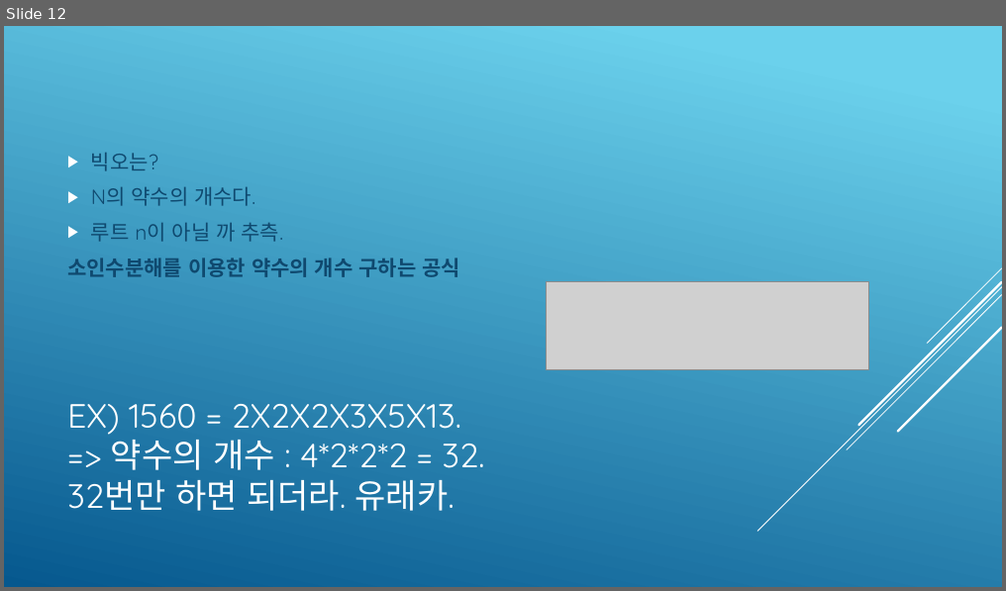
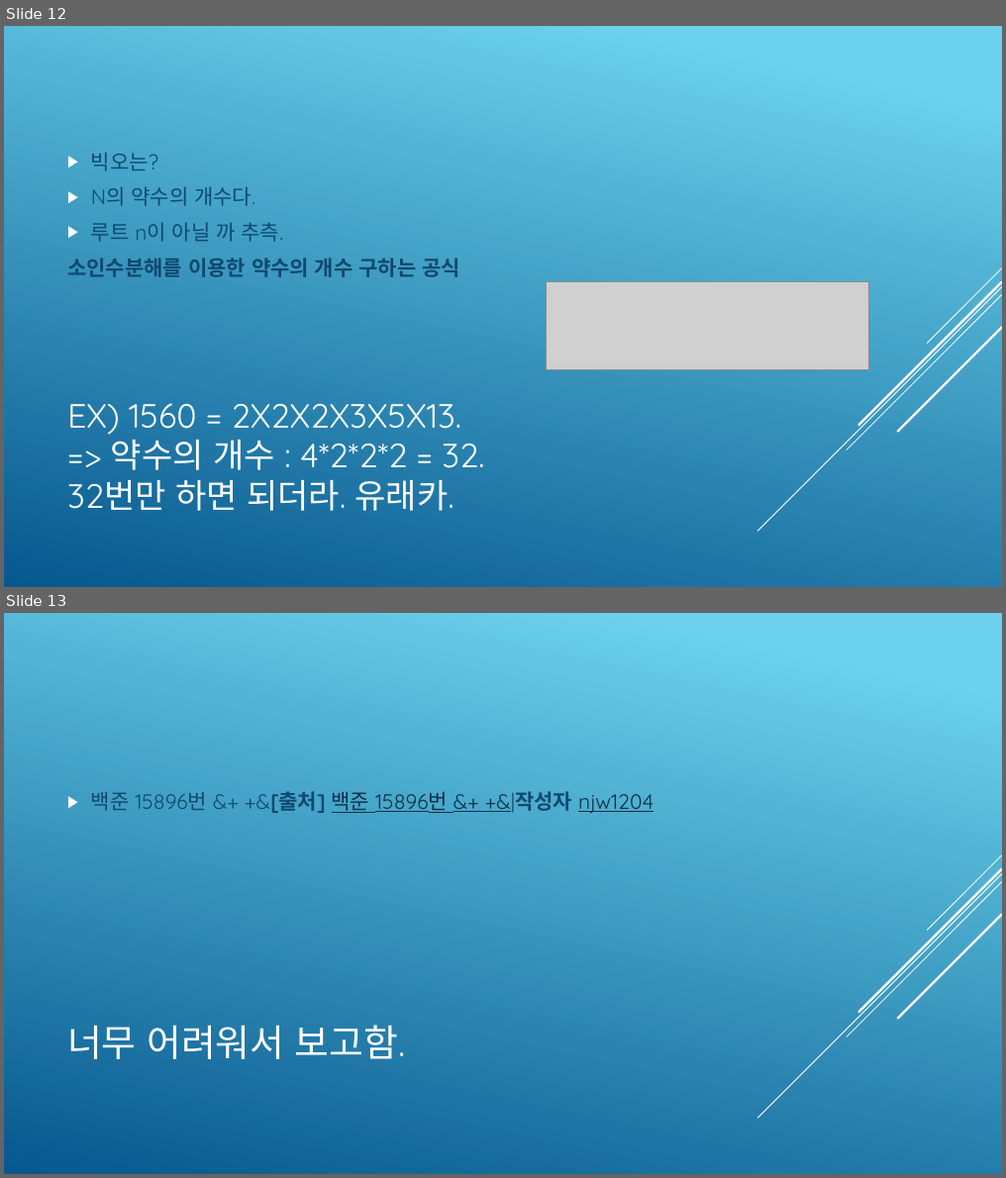
Before and after one commit to ckdgus0505/ACM, a slide deck: PPT 발표자료/UCPC_2018_예선/UCPC 2018 예선 이동석 풀이.pptx. Shown one above the other, each under a label of ours: slide 12 before the commit, slides 12 and 13 after it. The pictures are 1006x591 and 1006x1178 pixels, drawn with LibreOffice and Linux fonts; fonts in the diff are those of the drawing; grey boxes stand for pictures. Boxes give left, top, right and bottom in pixels: in the first picture for what was removed or moved away, otherwise in the second. Text is boxed around its words. In the diff, an @@ line names an element or a change of style, - is before the commit and + after.

```diff
--- a/PPT 발표자료/UCPC_2018_예선/UCPC 2018 예선 이동석 풀이.pptx
+++ b/PPT 발표자료/UCPC_2018_예선/UCPC 2018 예선 이동석 풀이.pptx
@@ slide 13 added at (4, 613, 1002, 1174), background gradient #6ED2EB to #06588E; not listed: 5 template elements that a slide beside it also shows @@
@@ text added at (91, 791, 653, 813), 20 pt, text #0F496F @@
+▶ 백준 15896번 &+ +&[출처] 백준 15896번 &+ +&|작성자 njw1204
@@ title added at (67, 1025, 405, 1059), 36 pt, text #FFFFFF @@
+너무 어려워서 보고함.
```
Also in this commit, not shown: 4 other slides added, 2 other files.
